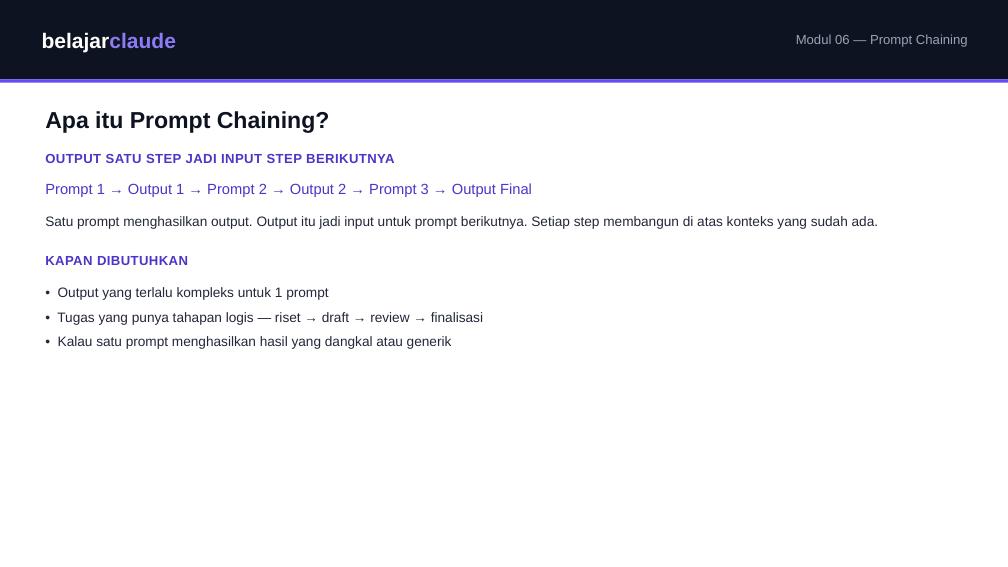
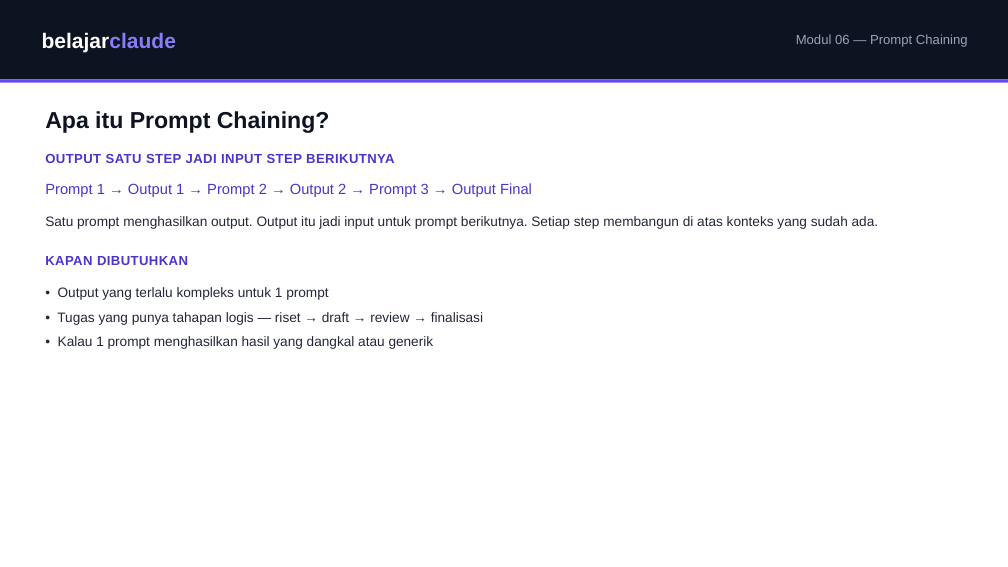
Before and after one commit to juliautomo/belajar-claude, a slide deck: slide 2 of K2-Produktivitas/M06-Prompt-Chaining/K2-M06-Prompt-Chaining.pptx. Drawn at 1008x567 pixels with LibreOffice and Linux fonts; fonts in the diff are those of the drawing. Boxes give left, top, right and bottom in pixels: in the first picture for what was removed or moved away, otherwise in the second. Text is boxed around its words. In the diff, an @@ line names an element or a change of style, - is before the commit and + after.

```diff
--- a/K2-Produktivitas/M06-Prompt-Chaining/K2-M06-Prompt-Chaining.pptx
+++ b/K2-Produktivitas/M06-Prompt-Chaining/K2-M06-Prompt-Chaining.pptx
@@ text at (58, 336, 434, 349): text changed @@
-• Kalau satu prompt menghasilkan hasil yang dangkal atau generik
+• Kalau 1 prompt menghasilkan hasil yang dangkal atau generik
```
Also in this commit, not shown: 2 other slides changed, 1 other file.
